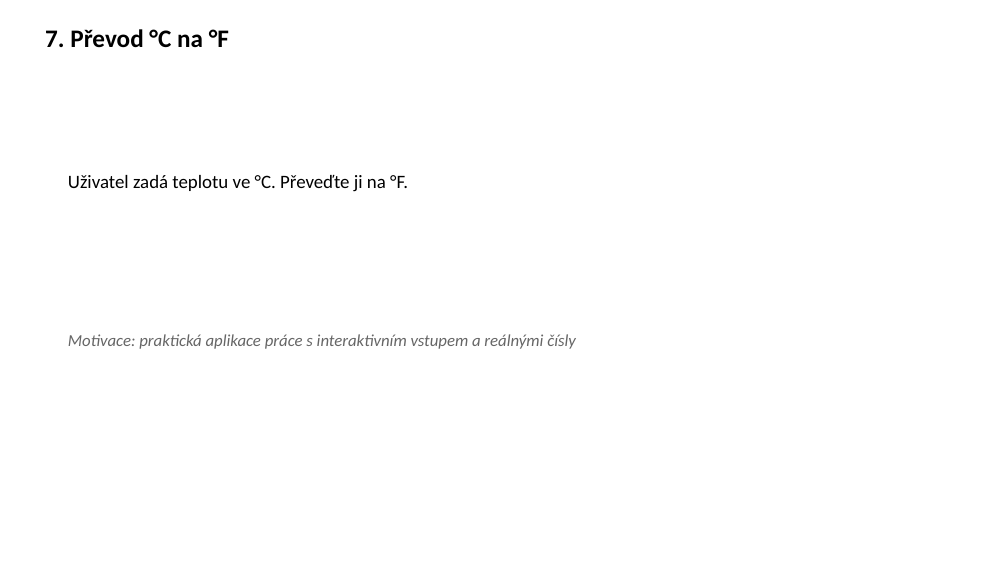
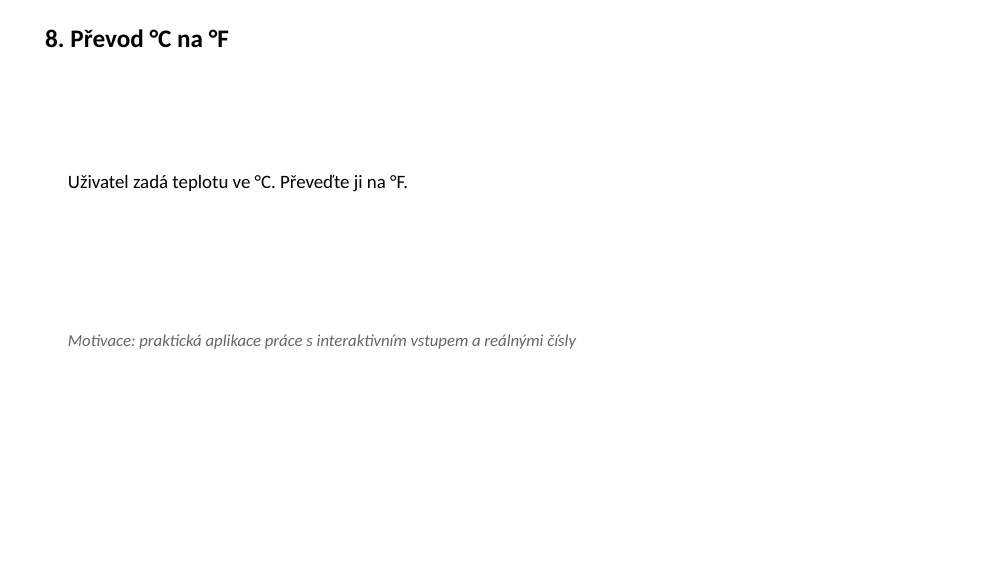
Before and after one commit to k155cvut/uvin, a slide deck: slide 9 of cviceni/cv2/uvin_cv2.pptx (slide 8 before the commit). Drawn at 1008x567 pixels with LibreOffice and Linux fonts; fonts in the diff are those of the drawing. Boxes give left, top, right and bottom in pixels: in the first picture for what was removed or moved away, otherwise in the second. Text is boxed around its words. In the diff, an @@ line names an element or a change of style, - is before the commit and + after.

```diff
--- a/cviceni/cv2/uvin_cv2.pptx
+++ b/cviceni/cv2/uvin_cv2.pptx
@@ text at [45,29,229,48]: text changed @@
-7. Převod °C na °F
+8. Převod °C na °F
```
Also in this commit, not shown: 6 other slides changed, 1 slide added, 1 other file.
